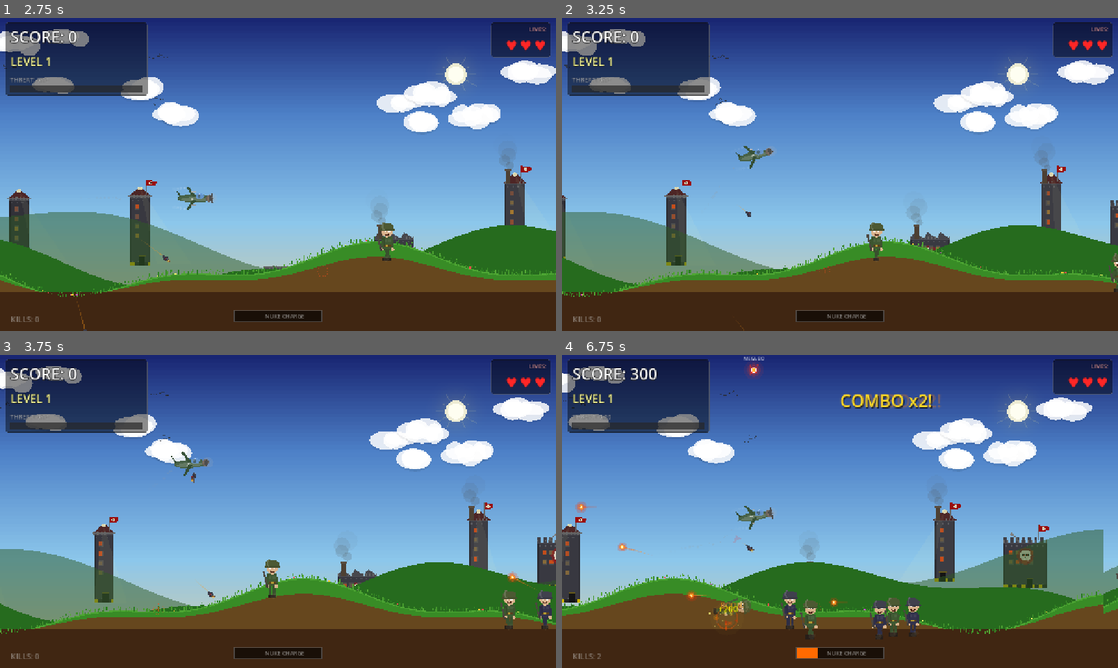
Above: before the commit, frames 1-4 (two rows, left to right).
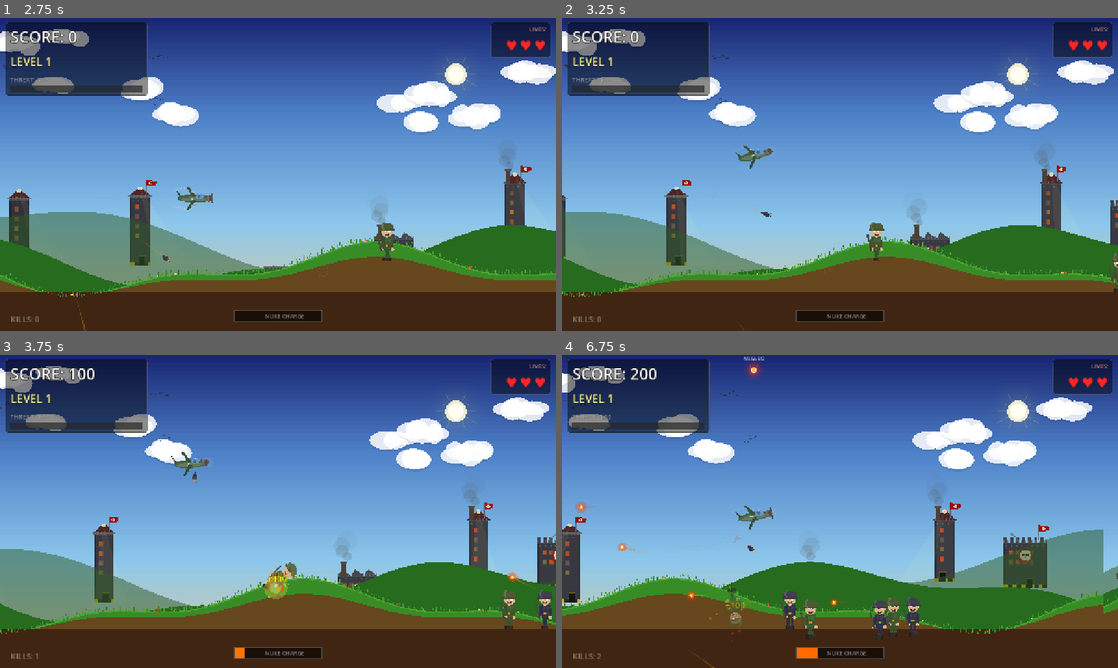
Above: after the commit, the same moments.

Repository: levarimoshe/villain-bomber
Game: Godot game, scene res://scenes/main/game.tscn
Two runs of this game, one before a commit and one after it. Both use one fixed random seed, a clock stepped at 60 frames per second and the inputs below.
Inputs:
- Up to frame 1 (2.75 s): tap Space (drop_bomb) at 0.5, 1.35 s; hold Right (move_right) 0.53-1.28 s; hold Space (drop_bomb) 0.53-1.28 s; tap Enter (ui_accept) at 0.77, 1.07, 1.52, 1.82 s; hold Down (move_down) 1.28-2.03 s; hold Right (move_right) from 2.03 s (still down); hold Space (drop_bomb) from 2.03 s (still down)
- Up to frame 2 (3.25 s): release Right (move_right) at 2.78 s; release Space (drop_bomb) at 2.78 s; hold Up (move_up) from 2.78 s (still down); tap Space (drop_bomb) at 2.85 s; tap Enter (ui_accept) at 3.02 s
- Up to frame 3 (3.75 s): tap Enter (ui_accept) at 3.32 s; release Up (move_up) at 3.53 s; hold Left (move_left) from 3.53 s (still down); hold Space (drop_bomb) from 3.53 s (still down)
- Up to frame 4 (6.75 s): tap Enter (ui_accept) at 3.77, 4.07, 4.52, 4.82, 6.02, 6.32 s; release Space (drop_bomb) at 4.28 s; tap Space (drop_bomb) at 4.35, 5.85 s; release Left (move_left) at 5.03 s; hold Down (move_down) 5.03-5.78 s; hold Space (drop_bomb) 5.03-5.78 s; hold Right (move_right) 5.78-6.53 s; hold Up (move_up) from 6.53 s (still down); hold Space (drop_bomb) from 6.53 s (still down)

Frame 1 is identical in both runs. In frame 2, less than 0.1% of the frame differs, in the area x 31-38%, y 60-64%; in frame 3, 0.7%; in frame 4, 1.0%, in the area x 12-68%, y 4-100%.

Commit message:
Aggressive homing bombs, shield fix with break FX, charge sounds
Homing bombs (much stronger):
- Bombs aggressively chase nearest villain (4.5x homing, was 1.8x)
- Extra horizontal pull toward targets
- Bombs visibly curve and seek enemies

Shield fix:
- Shield now clearly blocks hits with blue flash effect
- Blue expanding ring + flying crystal shards on shield break
- Glass-breaking sound effect when shield absorbs a hit
- Player flashes blue instead of red

Nuke charge sounds:
- Rising dramatic tone plays at each 25% charge threshold
- Accelerating pitch builds tension as meter fills
- Level-up fanfare when fully charged
- Creates real anticipation for the nuke drop

Co-Authored-By: Claude Opus 4.6 (1M context) <noreply@anthropic.com>

Diff:
--- a/autoloads/game_state.gd
+++ b/autoloads/game_state.gd
@@ -126,11 +126,18 @@
 	Events.combo_updated.emit(combo_count, mult)
 	if mult >= 2:
 		SoundManager.play_combo()
-	# Charge the nuke meter
+	# Charge the nuke meter with sound feedback
 	if not nuke_ready:
+		var old_charge: float = nuke_charge
 		nuke_charge = minf(nuke_charge + NUKE_CHARGE_PER_KILL, 1.0)
+		# Play charge sound at each 25% threshold
+		var old_quarter: int = int(old_charge * 4.0)
+		var new_quarter: int = int(nuke_charge * 4.0)
+		if new_quarter > old_quarter:
+			SoundManager.play_nuke_charge()
 		if nuke_charge >= 1.0:
 			nuke_ready = true
+			SoundManager.play_levelup()  # Big sound when fully charged
 
 
 func use_nuke() -> void:
--- a/autoloads/sound_manager.gd
+++ b/autoloads/sound_manager.gd
@@ -7,6 +7,8 @@
 var hit_stream: AudioStreamWAV
 var levelup_stream: AudioStreamWAV
 var combo_stream: AudioStreamWAV
+var shield_break_stream: AudioStreamWAV
+var nuke_charge_stream: AudioStreamWAV
 
 
 func _ready() -> void:
@@ -16,6 +18,8 @@
 	hit_stream = _make_hit()
 	levelup_stream = _make_levelup()
 	combo_stream = _make_combo()
+	shield_break_stream = _make_shield_break()
+	nuke_charge_stream = _make_nuke_charge()
 
 
 func play_explosion() -> void:
@@ -40,6 +44,14 @@
 
 func play_combo() -> void:
 	_play(combo_stream, -6.0)
+
+
+func play_shield_break() -> void:
+	_play(shield_break_stream, -3.0)
+
+
+func play_nuke_charge() -> void:
+	_play(nuke_charge_stream, -4.0)
 
 
 func _play(stream: AudioStreamWAV, volume_db: float = 0.0) -> void:
@@ -197,3 +209,56 @@
 	stream5.mix_rate = sample_rate
 	stream5.data = data
 	return stream5
+
+
+func _make_shield_break() -> AudioStreamWAV:
+	var sample_rate := 22050
+	var duration := 0.4
+	var num_samples := int(sample_rate * duration)
+	var data := PackedByteArray()
+	data.resize(num_samples * 2)
+
+	for i in range(num_samples):
+		var t: float = float(i) / float(sample_rate)
+		var envelope: float = exp(-t * 6.0)
+		# Glass breaking: high freq noise + descending crystal tone
+		var crystal: float = sin(t * 2000.0 * TAU * (1.0 - t * 0.5)) * 0.3
+		var glass: float = randf_range(-0.5, 0.5) * envelope
+		var shimmer: float = sin(t * 4000.0 * TAU) * envelope * 0.15
+		var sample: float = (crystal + glass + shimmer) * envelope
+		var value: int = clampi(int(sample * 28000.0), -32768, 32767)
+		data[i * 2] = value & 0xFF
+		data[i * 2 + 1] = (value >> 8) & 0xFF
+
+	var s1 := AudioStreamWAV.new()
+	s1.format = AudioStreamWAV.FORMAT_16_BITS
+	s1.mix_rate = sample_rate
+	s1.data = data
+	return s1
+
+
+func _make_nuke_charge() -> AudioStreamWAV:
+	var sample_rate := 22050
+	var duration := 0.8
+	var num_samples := int(sample_rate * duration)
+	var data := PackedByteArray()
+	data.resize(num_samples * 2)
+
+	for i in range(num_samples):
+		var t: float = float(i) / float(sample_rate)
+		var envelope: float = minf(t * 3.0, 1.0) * (1.0 - t / duration) * 0.5
+		# Rising dramatic tone — builds up tension
+		var freq: float = 150.0 + t * t * 800.0  # Accelerating rise
+		var sample: float = sin(t * freq * TAU) * envelope
+		sample += sin(t * freq * 2.0 * TAU) * envelope * 0.15
+		# Add rumble
+		sample += sin(t * 60.0 * TAU) * envelope * 0.3
+		var value: int = clampi(int(sample * 30000.0), -32768, 32767)
+		data[i * 2] = value & 0xFF
+		data[i * 2 + 1] = (value >> 8) & 0xFF
+
+	var s2 := AudioStreamWAV.new()
+	s2.format = AudioStreamWAV.FORMAT_16_BITS
+	s2.mix_rate = sample_rate
+	s2.data = data
+	return s2
--- a/scenes/bomb/bomb.gd
+++ b/scenes/bomb/bomb.gd
@@ -1,7 +1,7 @@
 extends Area2D
 
 const GRAVITY: float = 420.0
-const HOMING_STRENGTH: float = 1.8
+const HOMING_STRENGTH: float = 4.5
 
 var initial_velocity: Vector2 = Vector2.ZERO
 var current_velocity: Vector2 = Vector2.ZERO
@@ -22,14 +22,18 @@
 
 	current_velocity.y += GRAVITY * delta
 
-	# Homing — gently steer toward nearest villain
+	# Homing — aggressively steer toward nearest villain
 	var nearest_villain: Node2D = _find_nearest_villain()
-	if nearest_villain and current_velocity.y > 0:
+	if nearest_villain and current_velocity.y > 50:
 		var to_villain: Vector2 = nearest_villain.global_position - global_position
 		var desired_dir: Vector2 = to_villain.normalized()
 		var current_dir: Vector2 = current_velocity.normalized()
+		# Strong steering force — bombs really chase targets
 		var steer: Vector2 = (desired_dir - current_dir) * HOMING_STRENGTH
 		current_velocity += steer * current_velocity.length() * delta
+		# Extra horizontal pull toward target
+		var horizontal_pull: float = (nearest_villain.global_position.x - global_position.x) * 2.0 * delta
+		current_velocity.x += horizontal_pull
 
 	position += current_velocity * delta
 	rotation = current_velocity.angle() + PI / 2.0
--- /dev/null
+++ b/scenes/explosion/shield_break_fx.gd
@@ -0,0 +1,69 @@
+extends Node2D
+
+var elapsed: float = 0.0
+var duration: float = 0.6
+var shards: Array = []
+
+
+func _ready() -> void:
+	for i in range(12):
+		var angle: float = float(i) / 12.0 * TAU
+		var speed: float = randf_range(100.0, 200.0)
+		shards.append({
+			"pos": Vector2(cos(angle) * 20, sin(angle) * 20),
+			"vel": Vector2(cos(angle) * speed, sin(angle) * speed),
+			"size": randf_range(4.0, 10.0),
+			"rotation": randf() * TAU,
+		})
+
+	var timer := Timer.new()
+	timer.wait_time = duration
+	timer.one_shot = true
+	timer.timeout.connect(queue_free)
+	add_child(timer)
+	timer.start()
+
+
+func _process(delta: float) -> void:
+	elapsed += delta
+	for s in shards:
+		s["pos"] += s["vel"] * delta
+		s["vel"] *= 0.95
+		s["rotation"] += delta * 8.0
+	queue_redraw()
+
+
+func _draw() -> void:
+	var t: float = elapsed / duration
+	var alpha: float = 1.0 - t
+
+	# Blue expanding ring
+	if t < 0.4:
+		var ring_r: float = 60.0 * (t / 0.4)
+		draw_arc(Vector2.ZERO, ring_r, 0, TAU, 24, Color(0.3, 0.6, 1.0, alpha * 0.6), 3.0)
+
+	# Blue flash
+	if t < 0.15:
+		_draw_glow(Vector2.ZERO, 50.0 * (t / 0.15), Color(0.3, 0.6, 1.0, (1.0 - t / 0.15) * 0.5))
+
+	# Flying shards
+	for s in shards:
+		var shard_alpha: float = alpha * 0.8
+		var sz: float = s["size"] * alpha
+		var rot: float = s["rotation"]
+		var pts := PackedVector2Array()
+		for i in range(4):
+			var a: float = rot + float(i) * PI / 2.0
+			pts.append(s["pos"] + Vector2(cos(a) * sz, sin(a) * sz * 0.5))
+		draw_colored_polygon(pts, Color(0.4, 0.7, 1.0, shard_alpha))
+
+
+func _draw_glow(center: Vector2, radius: float, color: Color) -> void:
+	if radius < 0.5:
+		return
+	var points := PackedVector2Array()
+	var segs: int = 16
+	for i in range(segs + 1):
+		var a: float = float(i) / float(segs) * TAU
+		points.append(center + Vector2(cos(a) * radius, sin(a) * radius))
+	draw_colored_polygon(points, color)
--- a/scenes/main/game.gd
+++ b/scenes/main/game.gd
@@ -172,13 +172,24 @@
 func _on_player_hit() -> void:
 	if GameState.game_phase != &"playing":
 		return
-	if GameState.is_invulnerable or GameState.has_shield:
-		GameState.lose_life()  # Will be blocked by shield/invuln in game_state
+	if GameState.is_invulnerable:
+		return  # No effect during i-frames
+	if GameState.has_shield:
+		# Shield absorbs the hit — big visual feedback
+		GameState.has_shield = false
+		screen_shake_amount = 5.0
+		player.modulate = Color(0.3, 0.6, 1.0)  # Blue flash
+		var tween := create_tween()
+		tween.tween_property(player, "modulate", Color.WHITE, 0.4)
+		SoundManager.play_shield_break()
+		# Spawn shield break particles
+		_spawn_shield_break_effect(player.global_position)
 		return
+	# Actually take damage
 	screen_shake_amount = 12.0
 	player.modulate = Color.RED
-	var tween := create_tween()
-	tween.tween_property(player, "modulate", Color.WHITE, 0.3)
+	var tween2 := create_tween()
+	tween2.tween_property(player, "modulate", Color.WHITE, 0.3)
 	GameState.lose_life()
 	SoundManager.play_hit()
 
@@ -316,6 +327,14 @@
 	add_child(pu)
 
 
+func _spawn_shield_break_effect(pos: Vector2) -> void:
+	var ShieldFX: GDScript = preload("res://scenes/explosion/shield_break_fx.gd")
+	var fx := Node2D.new()
+	fx.set_script(ShieldFX)
+	fx.global_position = pos
+	explosions_container.add_child(fx)
+
+
 func _spawn_villain_death_effect(pos: Vector2) -> void:
 	# Mini explosion at villain position
 	var VillainDeathScript: GDScript = preload("res://scenes/explosion/villain_death_fx.gd")
